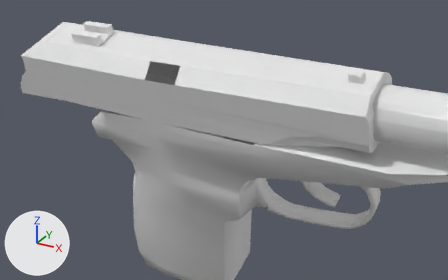
The OBJ model Vertex_Animation_Compiler/Assets/Makarov_Pistol_Reload130.obj, before and after one commit.
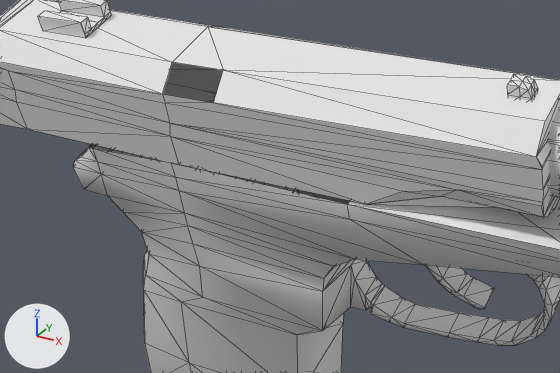
Each version appears first whole from a 50 mm camera at (0.4793, -0.336, 0.0513) aimed at (0.3839, -0.1625, -0.0354), and next in a close-up on the part from 11% to 85% of the width and 9% to 88% of the height. The lights are fixed; the arrows at lower left show +X, +Y and +Z. The close-ups show mesh edges as thin lines. Where no turn or scale is listed for an object, it has been applied to the vertices.

Objects in the first close-up: 'Rest_of_the_gun_Sphere', 'Top_Slider_Sphere.001'.
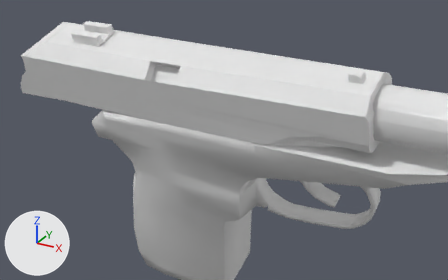
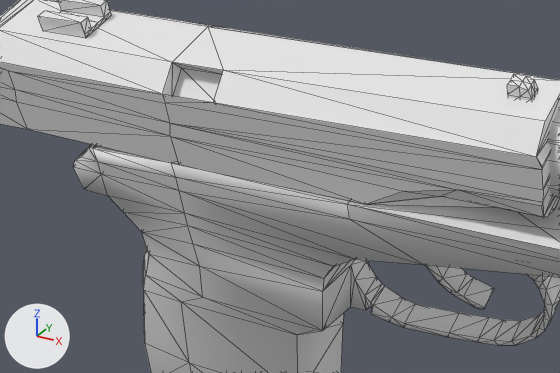
Diff of the bpy script that builds the scene:
```diff
--- a/Vertex_Animation_Compiler/Assets/Makarov_Pistol_Reload130.obj.py
+++ b/Vertex_Animation_Compiler/Assets/Makarov_Pistol_Reload130.obj.py
@@ me_rest_of_the_gun_sphere @@
 me_rest_of_the_gun_sphere.from_pydata(...)  # 272 vertices, 519 faces; spans x 0.327..0.478, y -0.171..-0.118, z -0.12..-0.007
 # used by ob_rest_of_the_gun_sphere; location = (0.0, 0.0, 0.0)
 # verts and faces of me_rest_of_the_gun_sphere; kept vertices keep their numbers, new ones are numbered from 272
 # before: 164 (0.399, -0.146, -0.023), 166 (0.336, -0.17, -0.031) at pixel (88, 147), 175 (0.338, -0.17, -0.031) at pixel (92, 148), 178 (0.399, -0.17, -0.031) at pixel (347, 204), 179 (0.359, -0.171, -0.03) at pixel (171, 162)
 # before: 180 (0.338, -0.146, -0.023), 181 (0.359, -0.147, -0.022), 183 (0.336, -0.146, -0.023)
+# me_rest_of_the_gun_sphere part 1
+faces += [(164, 181, 179), (175, 179, 181), (166, 175, 183), (164, 179, 178), (175, 181, 180), (175, 180, 183)]
@@ me_top_slider_sphere_001 @@
 # used by ob_top_slider_sphere_001; location = (0.0, 0.0, 0.0)
-me_top_slider_sphere_001.from_pydata(...)  # 127 vertices, 227 faces; spans x 0.2975..0.4371, y -0.1764..-0.1466, z -0.0303..-0.0001
+me_top_slider_sphere_001.from_pydata(...)  # 131 vertices, 237 faces; spans x 0.2975..0.4371, y -0.1764..-0.1466, z -0.0303..-0.0001
+# me_top_slider_sphere_001 part 2
+# 4 vertices are added at (0.3731, -0.1729, -0.0152), (0.3613, -0.1731, -0.0153), (0.3731, -0.1692, -0.0097), (0.3613, -0.1693, -0.0098)
+# 10 new faces join them
```

Boxes (x1, y1, x2, y2) around the edits, measured in the close-ups (560 x 373 px):
part 1 of me_rest_of_the_gun_sphere, added: after (88, 144, 349, 204)
part 2 of me_top_slider_sphere_001, added: after (163, 62, 223, 103)
